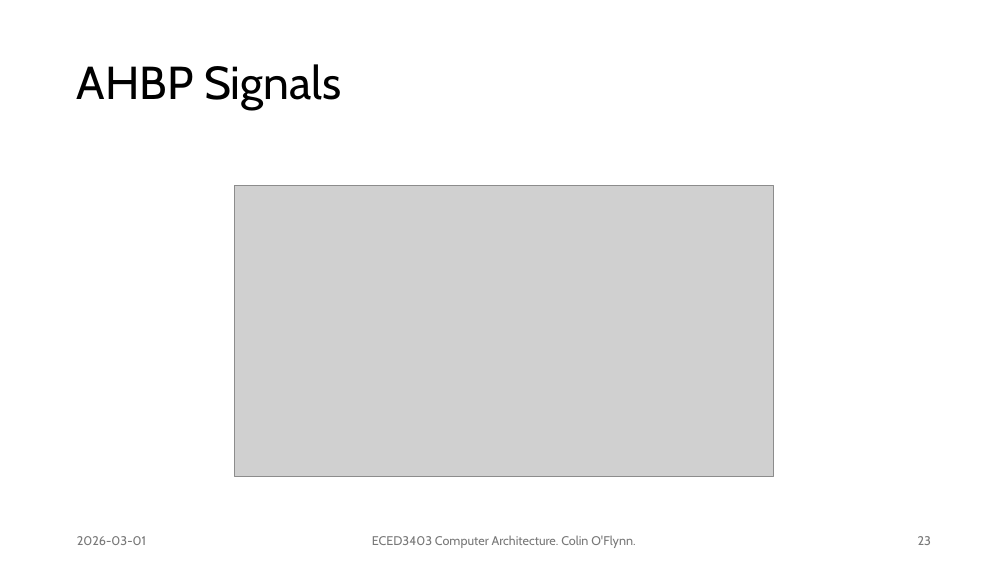
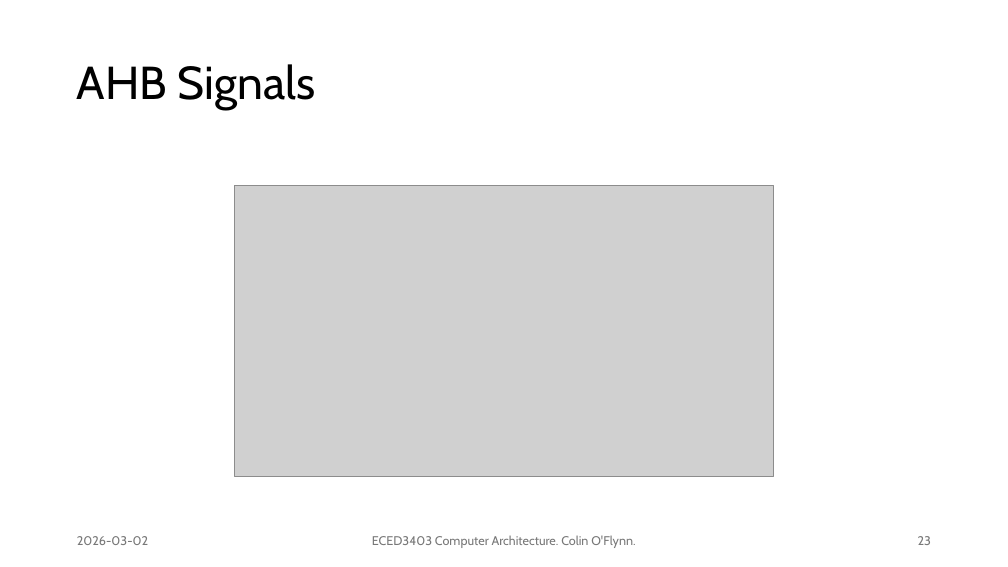
Before and after one commit to colinoflynn/eced3403-computer-architecture, a slide deck: slide 23 of slides/3403 - 4.1 - Memory Busses.pptx. Drawn at 1008x567 pixels with LibreOffice and Linux fonts; fonts in the diff are those of the drawing; grey boxes stand for pictures. Boxes give left, top, right and bottom in pixels: in the first picture for what was removed or moved away, otherwise in the second. Text is boxed around its words. In the diff, an @@ line names an element or a change of style, - is before the commit and + after.

```diff
--- a/slides/3403 - 4.1 - Memory Busses.pptx
+++ b/slides/3403 - 4.1 - Memory Busses.pptx
@@ title at bbox=[77, 64, 316, 110]: text changed @@
-AHBP Signals
+AHB Signals
@@ text at bbox=[77, 536, 148, 545]: text changed @@
-2026-03-01
+2026-03-02
```
Also in this commit, not shown: 29 other slides changed, 5 slides added.
